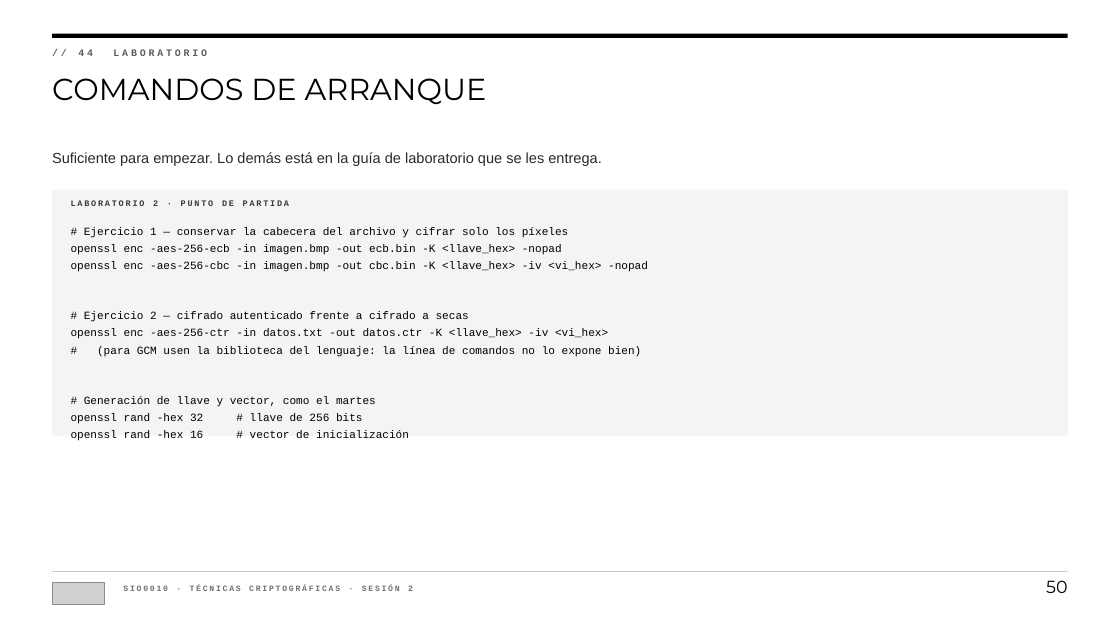
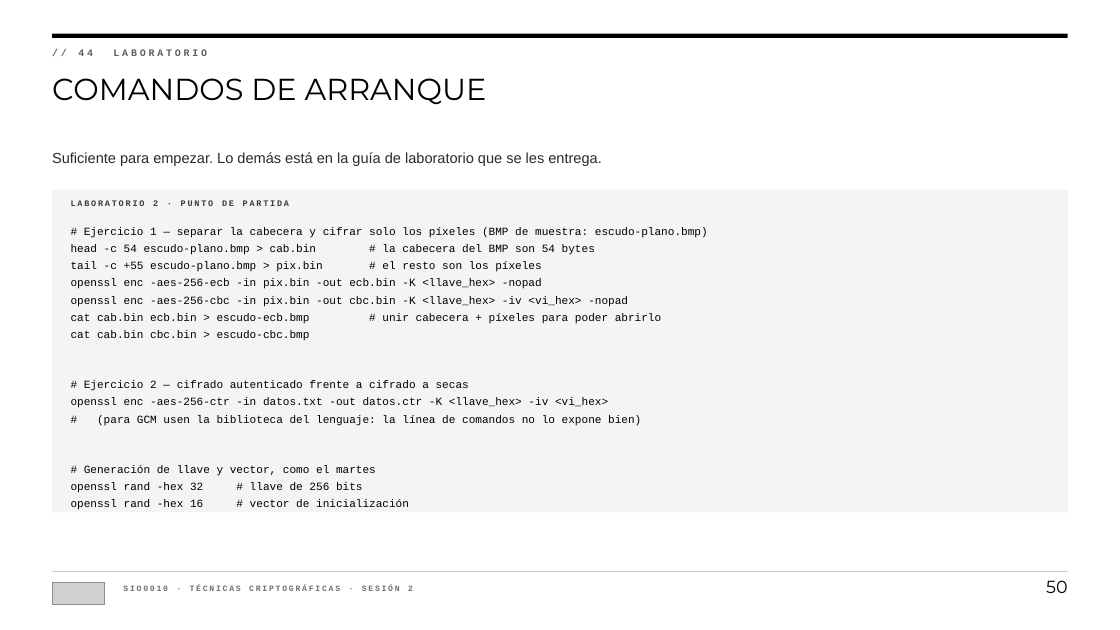
Before and after one commit to andresdapena81/sio0010-tecnicas-criptograficas, a slide deck: slide 50 of presentaciones/SIO0010-S2-Cifrado-simetrico.pptx. Drawn at 1120x630 pixels with LibreOffice and Linux fonts; fonts in the diff are those of the drawing; grey boxes stand for pictures. Boxes give left, top, right and bottom in pixels: in the first picture for what was removed or moved away, otherwise in the second. Text is boxed around its words. In the diff, an @@ line names an element or a change of style, - is before the commit and + after.

```diff
--- a/presentaciones/SIO0010-S2-Cifrado-simetrico.pptx
+++ b/presentaciones/SIO0010-S2-Cifrado-simetrico.pptx
@@ rectangle: place and size @@
-rectangle at [52, 190, 1068, 436]
+rectangle at [52, 190, 1068, 513]
@@ text at [71, 227, 708, 341]: text changed @@
-# Ejercicio 1 — conservar la cabecera del archivo y cifrar solo los píxeles
-openssl enc -aes-256-ecb -in imagen.bmp -out ecb.bin -K <llave_hex> -nopad
-openssl enc -aes-256-cbc -in imagen.bmp -out cbc.bin -K <llave_hex> -iv <vi_hex> -nopad
+# Ejercicio 1 — separar la cabecera y cifrar solo los píxeles (BMP de muestra: escudo-plano.bmp)
+head -c 54 escudo-plano.bmp > cab.bin # la cabecera del BMP son 54 bytes
+tail -c +55 escudo-plano.bmp > pix.bin # el resto son los píxeles
+openssl enc -aes-256-ecb -in pix.bin -out ecb.bin -K <llave_hex> -nopad
+openssl enc -aes-256-cbc -in pix.bin -out cbc.bin -K <llave_hex> -iv <vi_hex> -nopad
+cat cab.bin ecb.bin > escudo-ecb.bmp # unir cabecera + píxeles para poder abrirlo
+cat cab.bin cbc.bin > escudo-cbc.bmp
```
Also in this commit, not shown: 7 other files.
